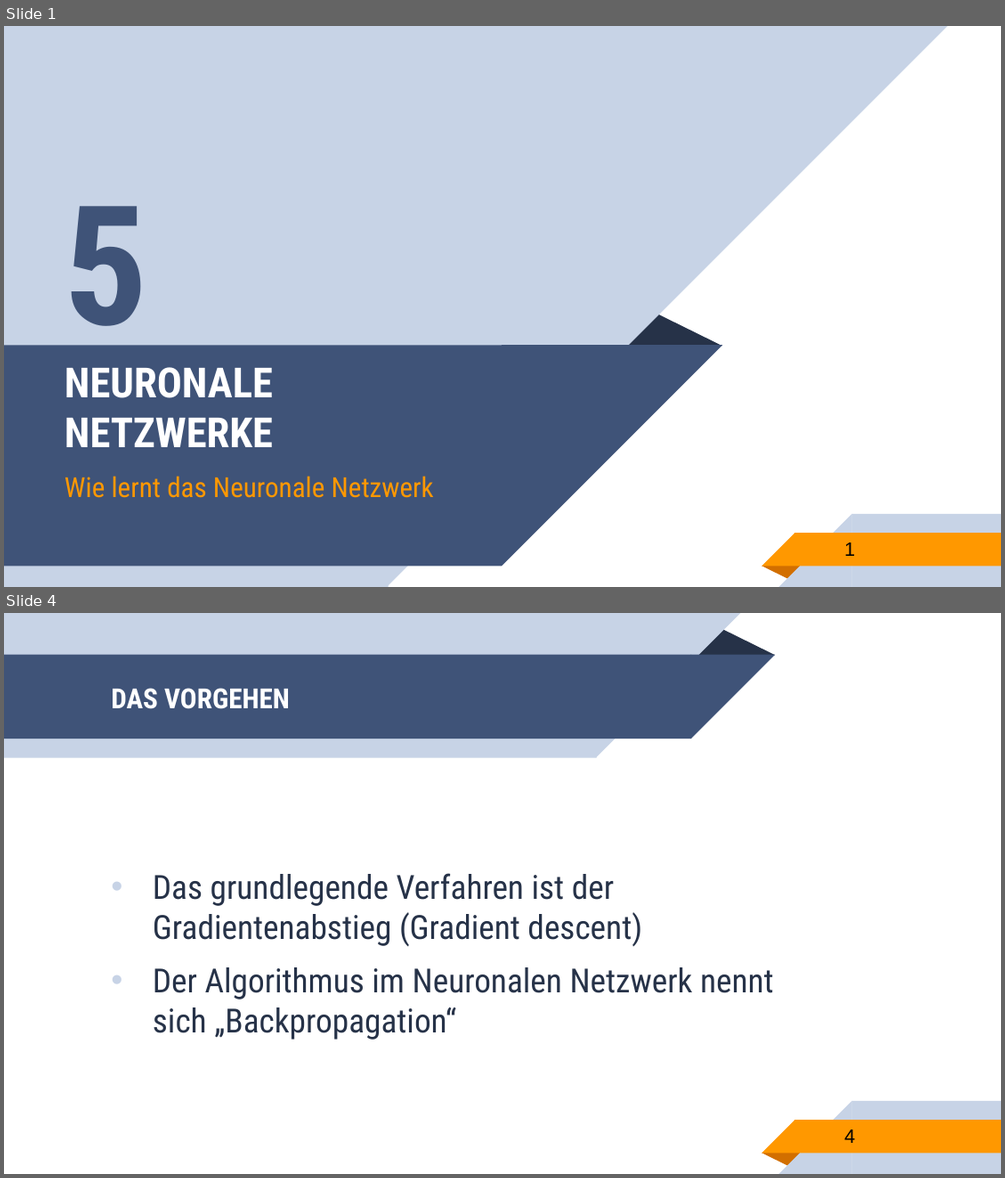
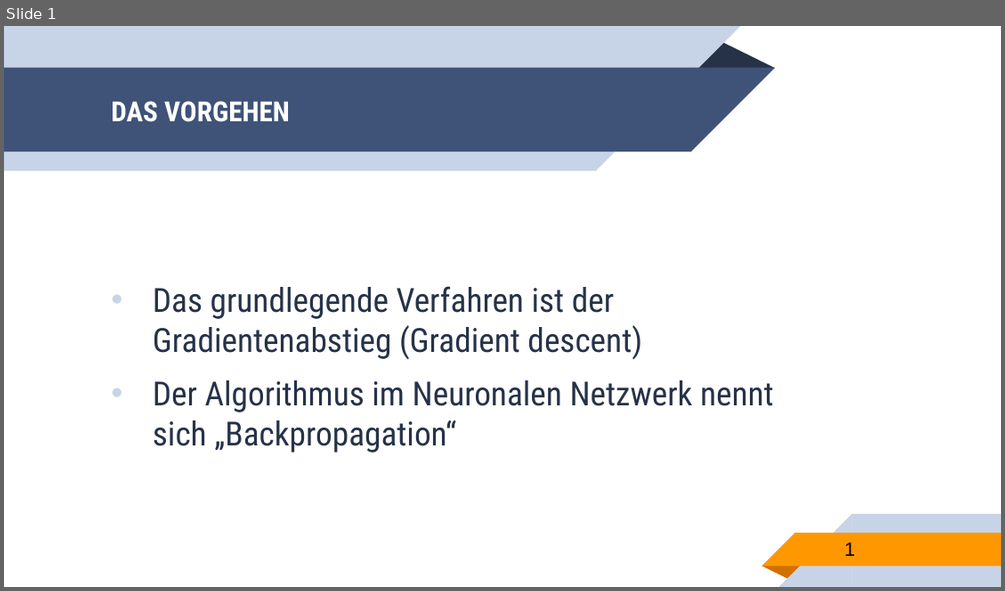
Before and after one commit to franneck94/UdemyTF, a slide deck: lectures/Chapter4/neuralNetworkLearning1.pptx. Shown one above the other, each under a label of ours: slides 1 and 4 before the commit, slide 1 after it; the slides between them are not shown. The pictures are 1005x1178 and 1005x591 pixels, drawn with LibreOffice and Linux fonts; fonts in the diff are those of the drawing. Boxes give left, top, right and bottom in pixels: in the first picture for what was removed or moved away, otherwise in the second. Text is boxed around its words. In the diff, an @@ line names an element or a change of style, - is before the commit and + after.

```diff
--- a/lectures/Chapter4/neuralNetworkLearning1.pptx
+++ b/lectures/Chapter4/neuralNetworkLearning1.pptx
@@ slide 1 removed at (4,26,1001,587), background #FFFFFF; not listed: 5 template elements that a slide beside it also shows @@
@@ rectangle removed at (4,26,388,586) @@
@@ right triangle removed at (388,26,948,585) @@
@@ text removed at (65,206,148,362) @@
-5
@@ triangle removed at (625,313,721,345) @@
@@ rectangle removed at (4,345,502,566) @@
@@ right triangle removed at (502,345,723,566) @@
@@ title removed at (65,367,273,447) @@
-NEURONALE NETZWERKE
@@ subtitle removed at (65,475,434,498) @@
-Wie lernt das Neuronale Netzwerk
@@ page number removed at (844,542,855,556) @@
-1
@@ what was slide 4 is now slide 1 @@
@@ page number at (844,542,855,556): text changed @@
-4
+1
```
Also in this commit, not shown: 2 other slides removed, 4 other files.
